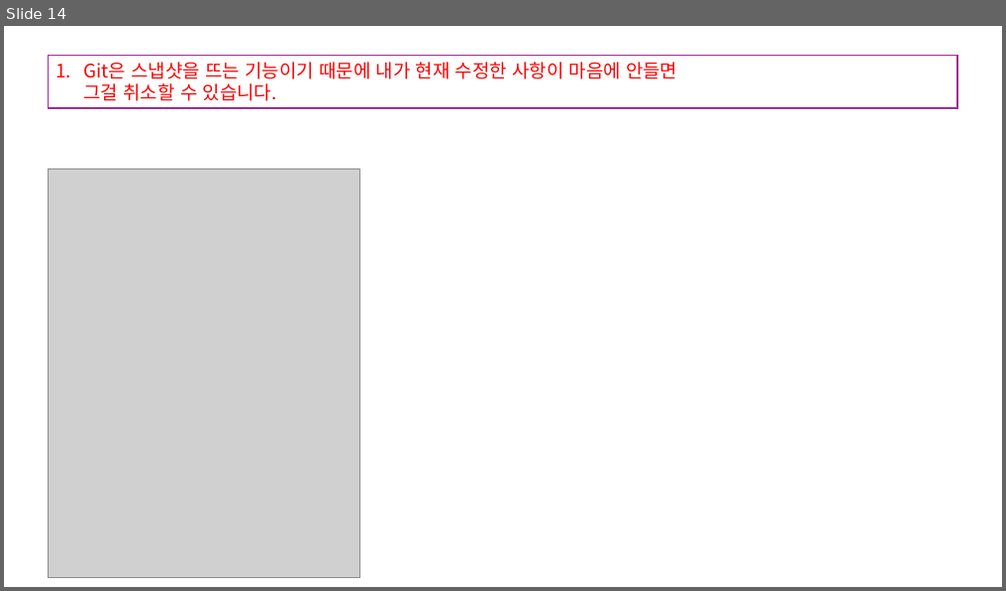
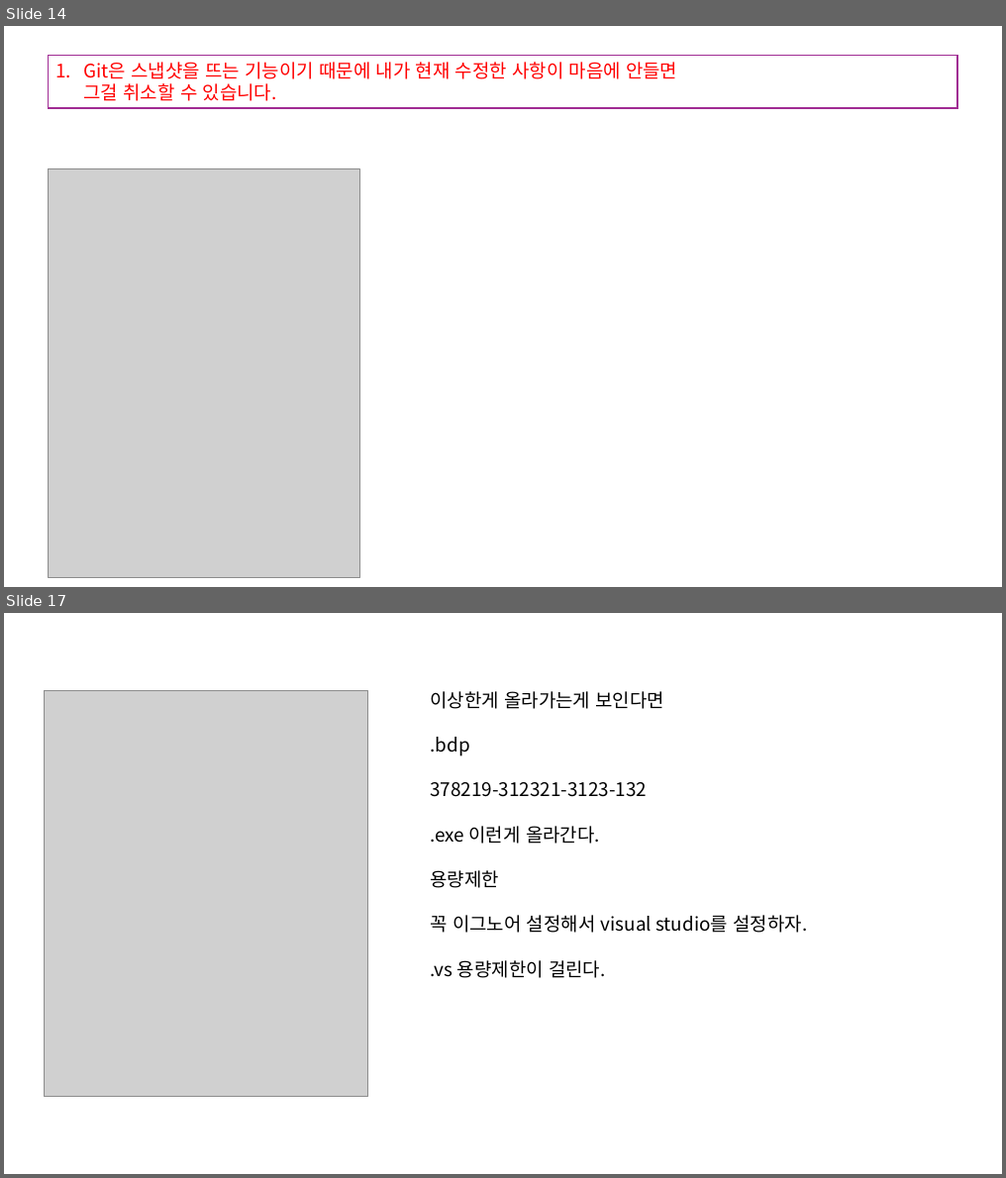
Before and after one commit to JaeSuGang/AssortRockAssignment, a slide deck: DOC/공통문서/github 사용법.pptx. Shown one above the other, each under a label of ours: slide 14 before the commit, slides 14 and 17 after it; the slides between them are not shown. The pictures are 1006x591 and 1006x1178 pixels, drawn with LibreOffice and Linux fonts; fonts in the diff are those of the drawing; grey boxes stand for pictures. Boxes give left, top, right and bottom in pixels: in the first picture for what was removed or moved away, otherwise in the second. Text is boxed around its words. In the diff, an @@ line names an element or a change of style, - is before the commit and + after.

```diff
--- a/DOC/공통문서/github 사용법.pptx
+++ b/DOC/공통문서/github 사용법.pptx
@@ slide 17 added at [4,613,1002,1174], background #FFFFFF @@
@@ picture added at [44,691,368,1097] @@
@@ text added at [430,691,807,978], 18 pt, text #000000 @@
+이상한게 올라가는게 보인다면
+.bdp
+378219-312321-3123-132
+.exe 이런게 올라간다.
+용량제한
+꼭 이그노어 설정해서 visual studio를 설정하자.
+.vs 용량제한이 걸린다.
```
Also in this commit, not shown: 3 other slides added, 3 slides removed, 5 other files.
